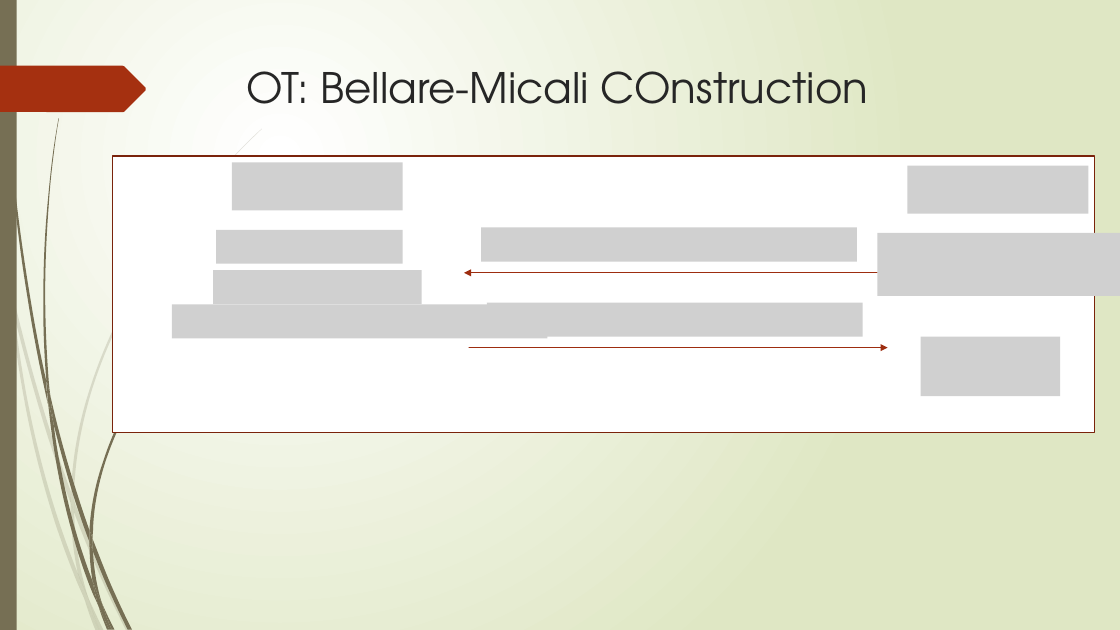
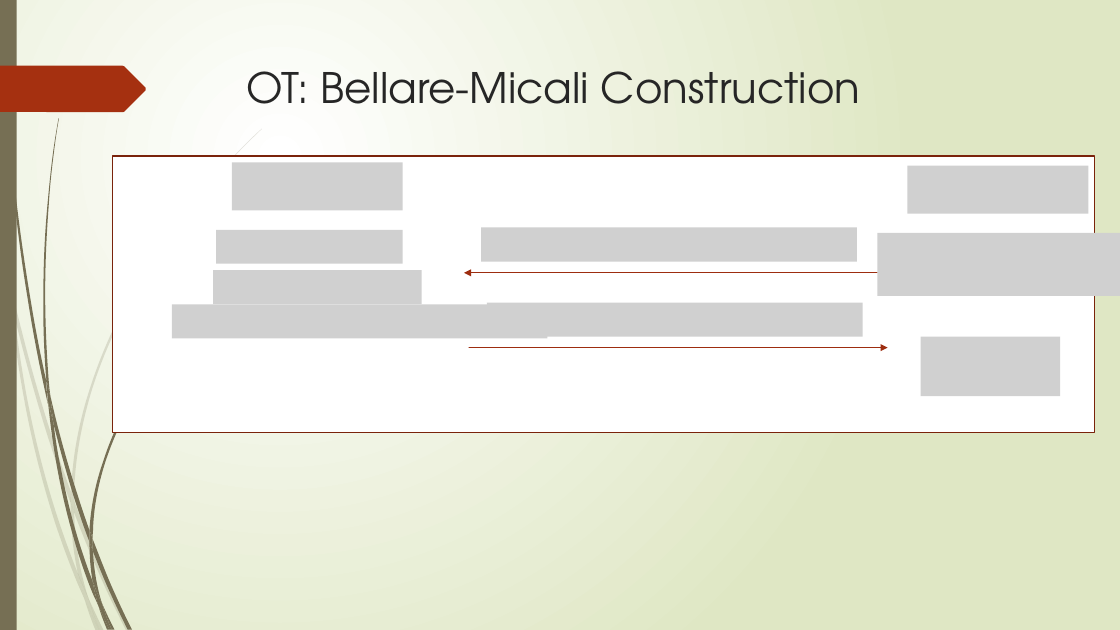
Before and after one commit to Voidkai/MPC_PSI, a slide deck: slide 11 of PowerPoint/ABY.pptx (slide 9 before the commit). Drawn at 1120x630 pixels with LibreOffice and Linux fonts; fonts in the diff are those of the drawing; grey boxes stand for pictures. Boxes give left, top, right and bottom in pixels: in the first picture for what was removed or moved away, otherwise in the second. Text is boxed around its words. In the diff, an @@ line names an element or a change of style, - is before the commit and + after.

```diff
--- a/PowerPoint/ABY.pptx
+++ b/PowerPoint/ABY.pptx
@@ title at (247,71,860,104): text changed @@
-OT: Bellare-Micali COnstruction
+OT: Bellare-Micali Construction
```
Also in this commit, not shown: 2 other slides changed, 5 slides added, 1 slide removed, 1 other file.
